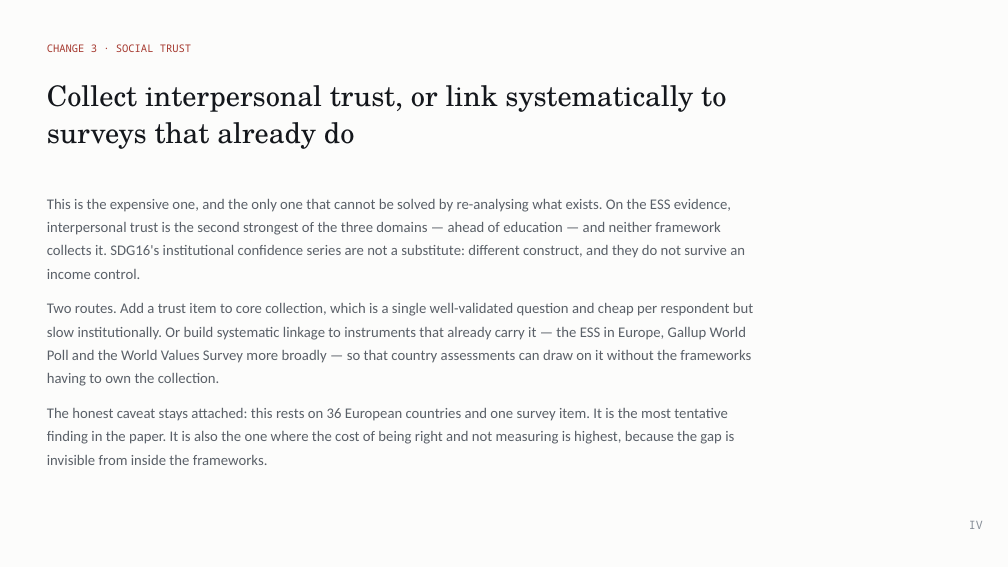
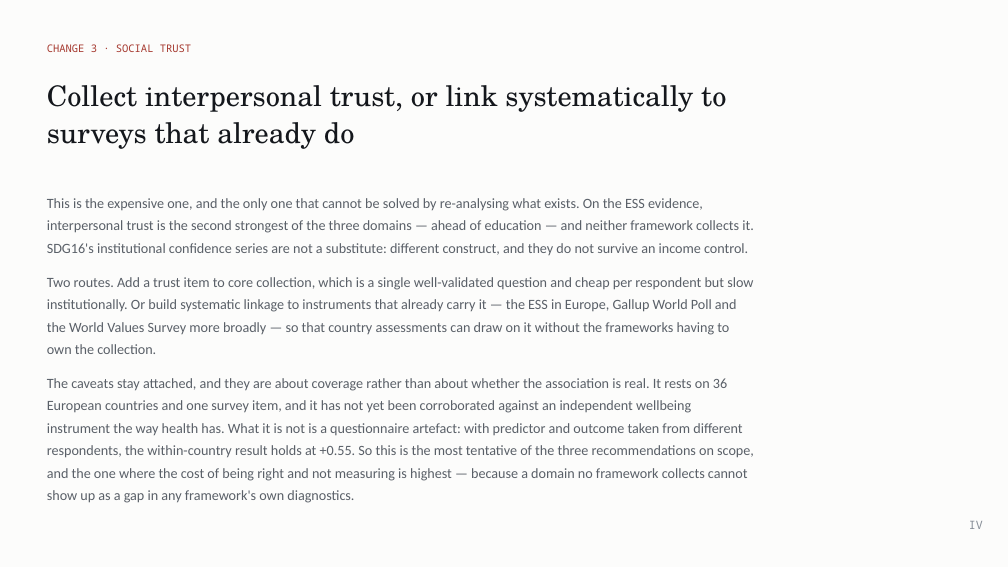
Before and after one commit to cwejnert/HDI-Happiness, a slide deck: slide 29 of deck/Measured_Where_It_Varies.pptx. Drawn at 1008x567 pixels with LibreOffice and Linux fonts; fonts in the diff are those of the drawing. Boxes give left, top, right and bottom in pixels: in the first picture for what was removed or moved away, otherwise in the second. Text is boxed around its words. In the diff, an @@ line names an element or a change of style, - is before the commit and + after.

```diff
--- a/deck/Measured_Where_It_Varies.pptx
+++ b/deck/Measured_Where_It_Varies.pptx
@@ text at (47,198,754,354): size 14 to 13.5 pt in "This is the expensive one, and the ...", "Two routes. Add a trust item to ..." @@
@@ text at (47,378,754,503): text changed; size 14 to 13.5 pt @@
-The honest caveat stays attached: this rests on 36 European countries and one survey item. It is the most tentative finding in the paper. It is also the one where the cost of being right and not measuring is highest, because the gap is invisible from inside the frameworks.
+The caveats stay attached, and they are about coverage rather than about whether the association is real. It rests on 36 European countries and one survey item, and it has not yet been corroborated against an independent wellbeing instrument the way health has. What it is not is a questionnaire artefact: with predictor and outcome taken from different respondents, the within-country result holds at +0.55. So this is the most tentative of the three recommendations on scope, and the one where the cost of being right and not measuring is highest — because a domain no framework collects cannot show up as a gap in any framework's own diagnostics.
```
Also in this commit, not shown: 4 other slides changed, 3 other files.
